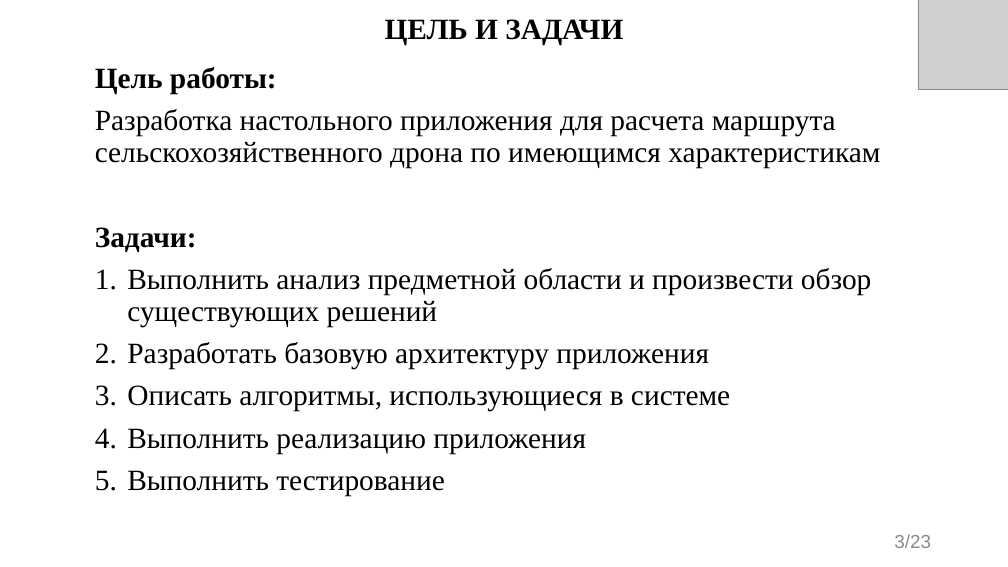
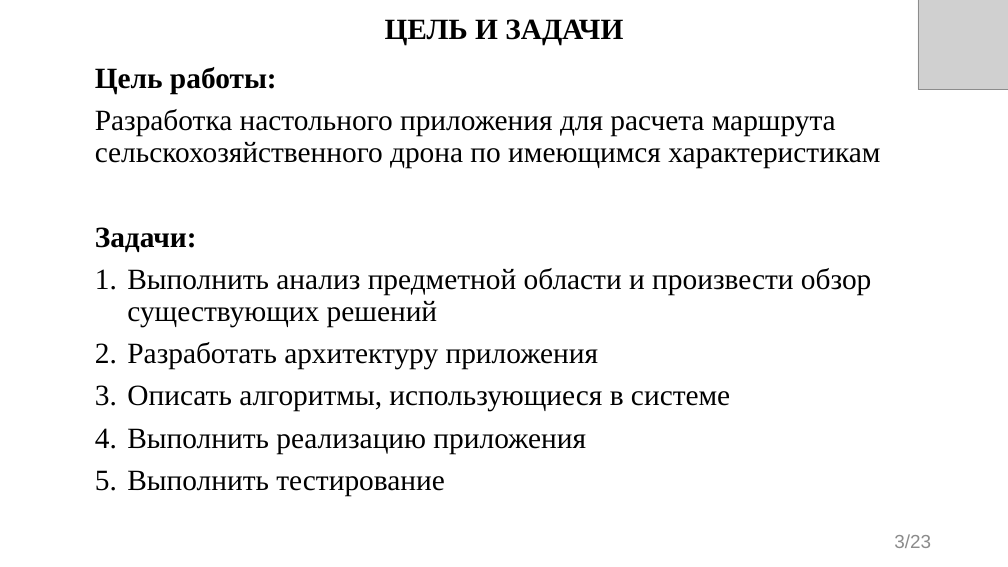
Before and after one commit to evgenkot/uav-route-calculation, a slide deck: slide 3 of doc/GQW/Raschupkin_EV_UAV_Route_Planning.pptx. Drawn at 1008x567 pixels with LibreOffice and Linux fonts; fonts in the diff are those of the drawing; grey boxes stand for pictures. Boxes give left, top, right and bottom in pixels: in the first picture for what was removed or moved away, otherwise in the second. Text is boxed around its words. In the diff, an @@ line names an element or a change of style, - is before the commit and + after.

```diff
--- a/doc/GQW/Raschupkin_EV_UAV_Route_Planning.pptx
+++ b/doc/GQW/Raschupkin_EV_UAV_Route_Planning.pptx
@@ text at bbox=[127, 342, 599, 369]: text changed @@
-2. Разработать базовую архитектуру приложения
+2. Разработать архитектуру приложения
```
Also in this commit, not shown: 5 other slides changed, 8 other files.
